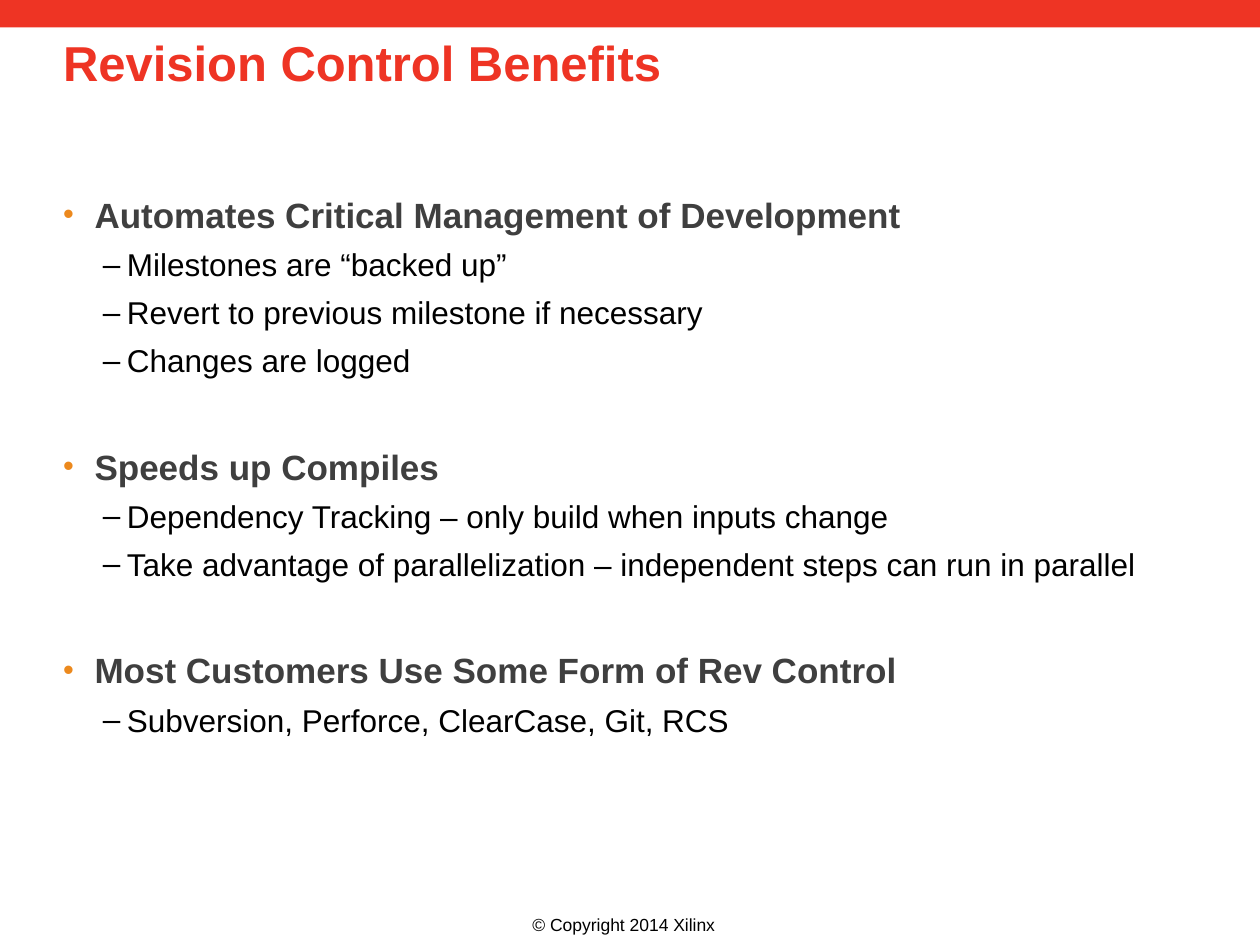
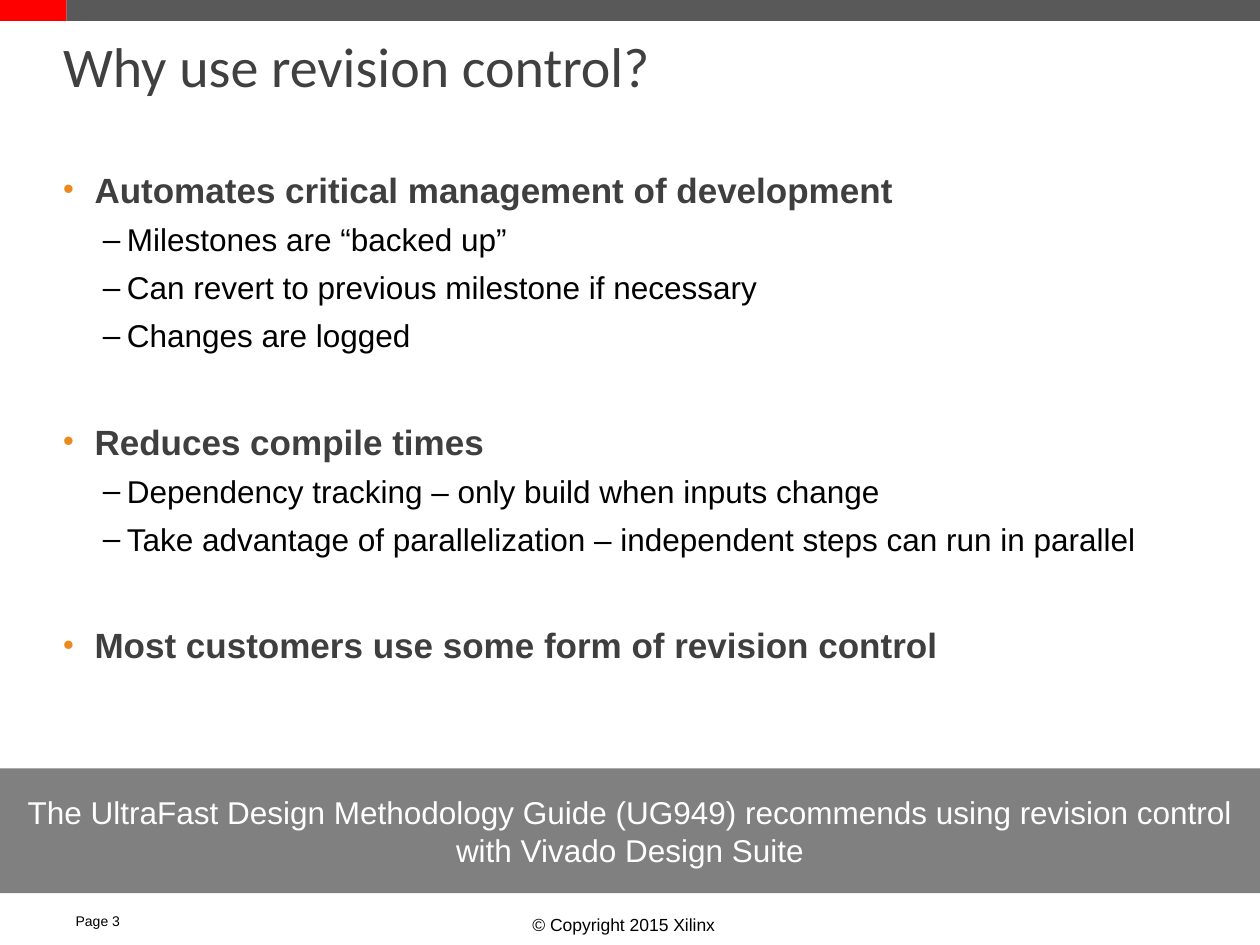
Before and after one commit to Xilinx/revCtrl, a slide deck: slide 3 of doc/versionControl.pptx. Drawn at 1260x945 pixels with LibreOffice and Linux fonts; fonts in the diff are those of the drawing; background and template pictures are left out. Boxes give left, top, right and bottom in pixels: in the first picture for what was removed or moved away, otherwise in the second. Text is boxed around its words. In the diff, an @@ line names an element or a change of style, - is before the commit and + after.

```diff
--- a/doc/versionControl.pptx
+++ b/doc/versionControl.pptx
@@ rectangle added at <box>0,0,67,21</box>, fill #FF0000 @@
@@ rectangle: place and size @@
-rectangle at <box>0,0,1260,28</box>
+rectangle at <box>67,0,1260,21</box>
@@ rectangle at <box>67,0,1260,21</box>: fill #EE3424 to #595959 @@
@@ title at <box>63,48,649,96</box>: text changed; size 28 to 32 pt; font Arial to Calibri; text colour #EE3424 to #404040; bold off @@
-Revision Control Benefits
+Why use revision control?
@@ text "Automates critical management of development": place and size @@
-text "Automates critical management of development" at <box>94,202,1136,736</box>
+text "Automates critical management of development" at <box>94,177,1136,659</box>
@@ text at <box>94,177,892,210</box>: text changed @@
-• Automates Critical Management of Development
+• Automates critical management of development
@@ text at <box>127,276,757,305</box>: text changed @@
-  – Revert to previous milestone if necessary
+  – Can revert to previous milestone if necessary
@@ text at <box>94,429,879,509</box>: text changed @@
-• Speeds up Compiles
-  – Dependency Tracking – only build when inputs change
+• Reduces compile times
+  – Dependency tracking – only build when inputs change
@@ text at <box>94,632,937,659</box>: text changed; size 18 to 20 pt; text colour #000000 to #3F3F3F; bold on @@
-• Most Customers Use Some Form of Rev Control
-  – Subversion, Perforce, ClearCase, Git, RCS
+• Most customers use some form of revision control
@@ rectangle added at <box>0,769,1260,893</box>, fill #808080, 18 pt, text #FFFFFF @@
+The UltraFast Design Methodology Guide (UG949) recommends using revision control with Vivado Design Suite
@@ page number added at <box>76,916,120,929</box>, 8 pt, text #000000 @@
+Page 3
@@ text at <box>550,918,715,935</box>: text changed @@
-© Copyright 2014 Xilinx
+© Copyright 2015 Xilinx
```
Also in this commit, not shown: 20 other slides changed, 19 slides added, 8 slides removed.
